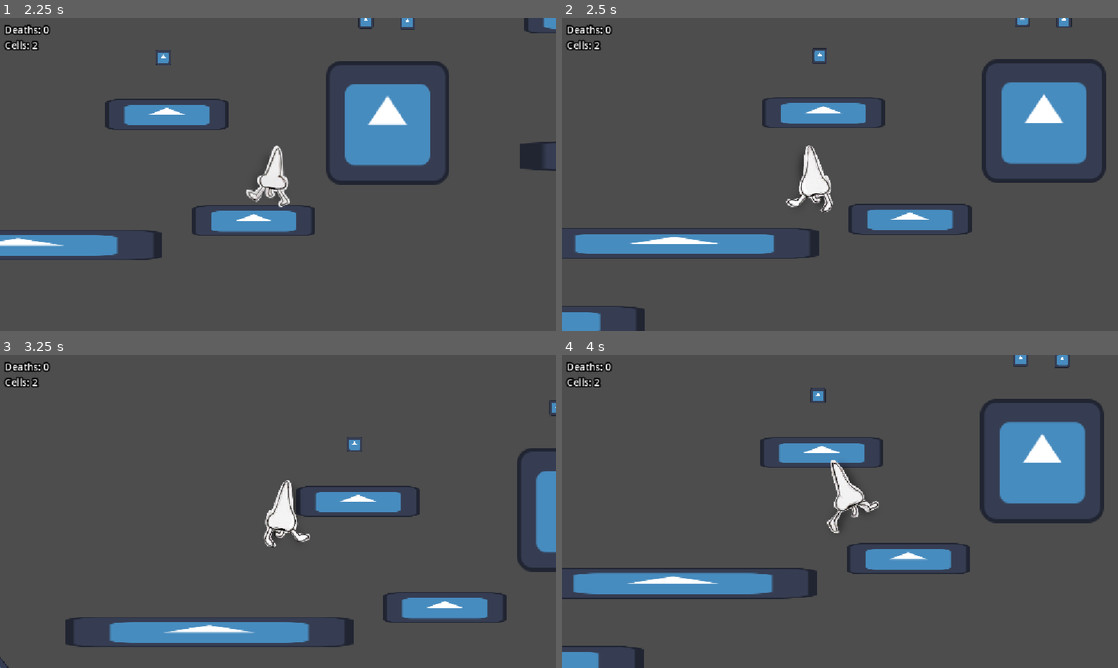
Above: before the commit, frames 1-4 (two rows, left to right).
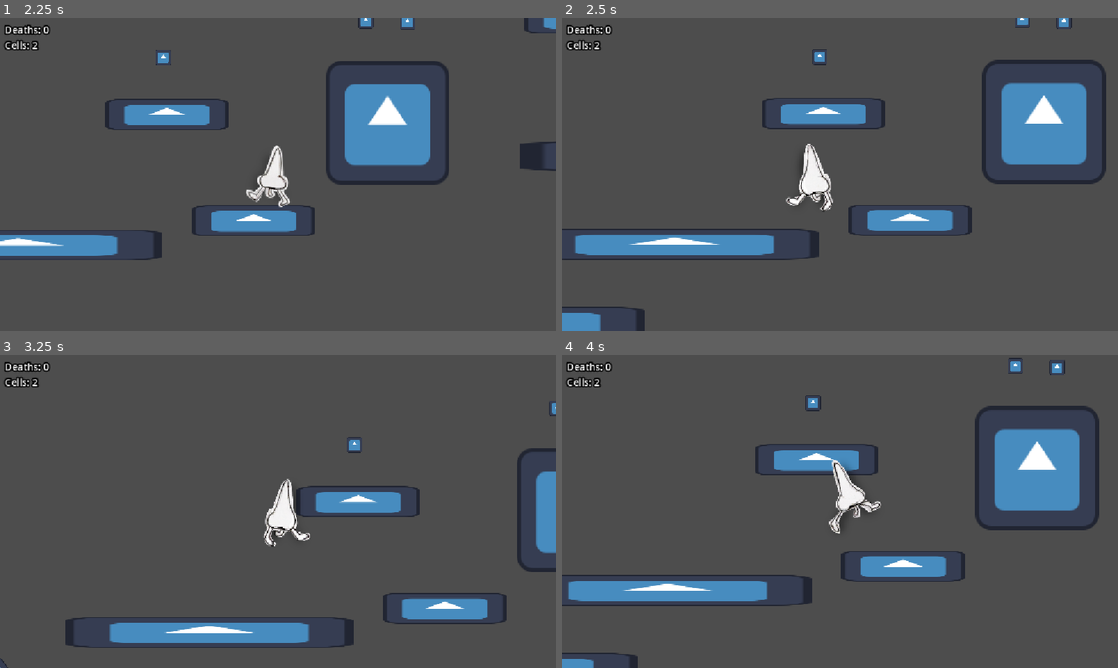
Above: after the commit, the same moments.

Repository: lmg-abe/runny-nose
Game: Godot game, scene res://main.tscn
Two runs of this game, one before a commit and one after it. Both use one fixed random seed, a clock stepped at 60 frames per second and the inputs below. The engine's default icon, where the game draws it, is replaced by a stand-in: a white triangle on a blue panel in a dark square.
Inputs:
- Up to frame 1 (2.25 s): hold D (move_right) 0.53-2.03 s; tap 2 (dash) at 0.6, 1.35 s; tap Space (jump) at 0.77, 1.52 s; hold A (move_left) from 2.03 s (still down); tap I (pick_up) at 2.1 s
- Up to frame 2 (2.5 s): keep holding A (move_left); tap 2 (dash) at 2.3 s
- Up to frame 3 (3.25 s): release A (move_left) at 2.78 s; hold D (move_right) from 2.78 s (still down); tap 1 (sneeze) at 2.85 s; tap Space (jump) at 3.02 s; tap 2 (dash) at 3.05 s
- Up to frame 4 (4 s): keep holding D (move_right); tap 2 (dash) at 3.6 s; tap Space (jump) at 3.77 s

Frame 1 is identical in both runs. In frame 2, 2.7% of the frame differs, in the area x 0-98%, y 0-100%; in frame 3, 1.2%; in frame 4, 10%.

Commit message:
implemented dash cooldown

Diff:
--- a/player_movement.gd
+++ b/player_movement.gd
@@ -11,6 +11,7 @@
 var canSneeze : bool = false
 var canDash : bool = false
 var jumpTimer : int = -1
+var dashTimer : int = -1
 @export var pushForce = 1500
 var facingDirection : int = 1
 var standAnim = load('res://runnyNoseStand.png')
@@ -81,13 +82,19 @@
 	else:
 		movementMultiplier=1
 
+	if dashTimer>-1:
+		if velocity.y > 0 :
+			velocity.y = 0
+		dashTimer-=1
+
 	velocity.x += Input.get_axis("move_left","move_right") * playerSpeed * movementMultiplier
 	velocity.x *= friction
 	if is_on_floor() :
 		canSneeze = true
 		canDash = true
-	if canDash and Input.is_action_just_pressed("dash") and not holdingThing:
+	if canDash and Input.is_action_just_pressed("dash") and not holdingThing and dashTimer==-1:
 		velocity.x+=Input.get_axis("move_left","move_right")*dashSpeed
+		dashTimer=10
 		if velocity.y > 0 :
 			velocity.y = 0
 		canDash = false
